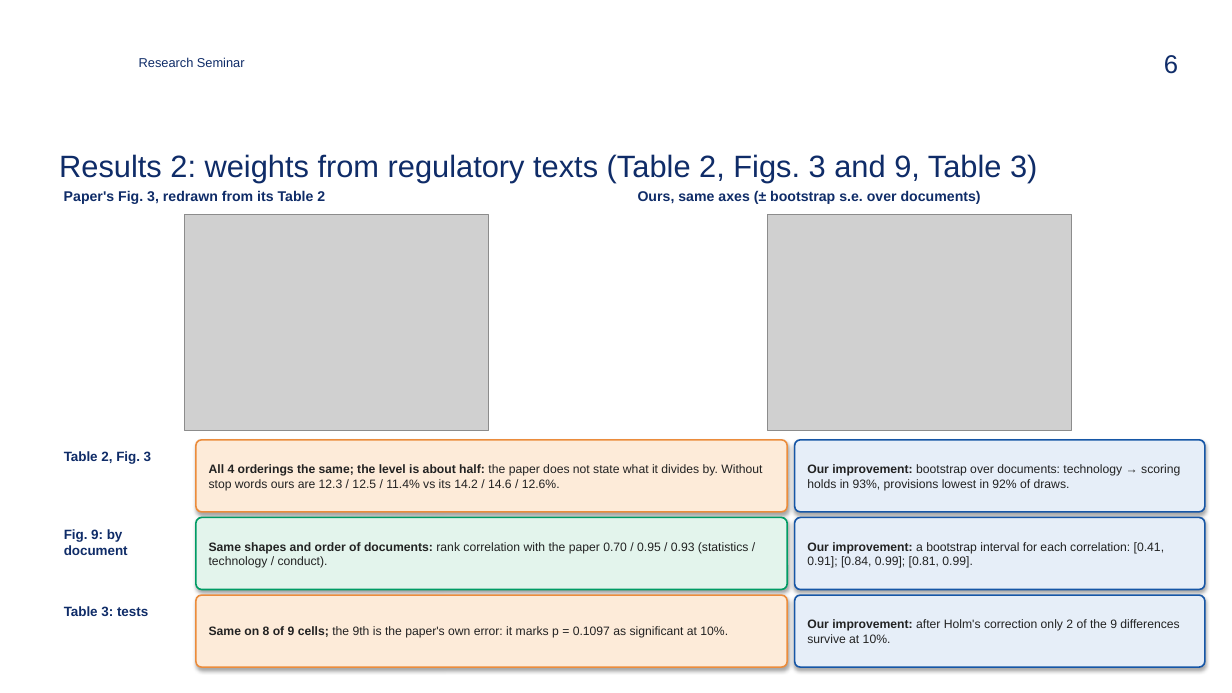
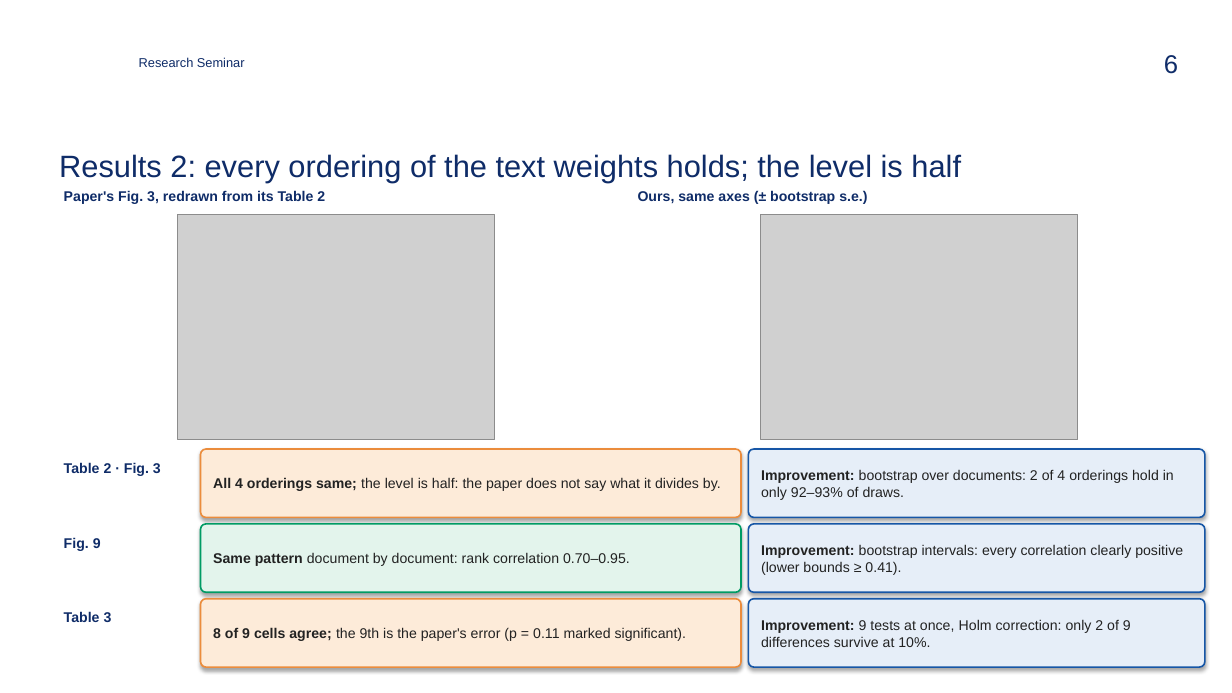
Before and after one commit to zavaz5/ml-model-risk, a slide deck: slide 6 of docs/presentation.pptx. Drawn at 1232x693 pixels with LibreOffice and Linux fonts; fonts in the diff are those of the drawing; grey boxes stand for pictures; background and template pictures are left out. Boxes give left, top, right and bottom in pixels: in the first picture for what was removed or moved away, otherwise in the second. Text is boxed around its words. In the diff, an @@ line names an element or a change of style, - is before the commit and + after.

```diff
--- a/docs/presentation.pptx
+++ b/docs/presentation.pptx
@@ title at (59,154,961,182): text changed @@
-Results 2: weights from regulatory texts (Table 2, Figs. 3 and 9, Table 3)
+Results 2: every ordering of the text weights holds; the level is half
@@ text at (638,190,867,204): text changed @@
-Ours, same axes (± bootstrap s.e. over documents)
+Ours, same axes (± bootstrap s.e.)
@@ picture: place and size @@
-picture at (184,214,488,431)
+picture at (177,214,494,440)
@@ picture: place and size @@
-picture at (767,214,1071,431)
+picture at (761,214,1078,440)
@@ rounded rectangle "All 4 orderings same; the ...": place and size @@
-rounded rectangle "All 4 orderings same; the ..." at (196,440,787,512)
+rounded rectangle "All 4 orderings same; the ..." at (201,449,741,518)
@@ rounded rectangle "Improvement: bootstrap over documents: 2 ...": place and size @@
-rounded rectangle "Improvement: bootstrap over documents: 2 ..." at (795,440,1205,512)
+rounded rectangle "Improvement: bootstrap over documents: 2 ..." at (749,449,1205,518)
@@ text at (64,462,161,476): text changed; size 10.5 to 11 pt @@
-Table 2, Fig. 3
+Table 2 · Fig. 3
@@ text in rounded rectangle at (213,477,721,491): text changed; size 9.5 to 11 pt @@
-All 4 orderings the same; the level is about half: the paper does not state what it divides by. Without stop words ours are 12.3 / 12.5 / 11.4% vs its 14.2 / 14.6 / 12.6%.
+All 4 orderings same; the level is half: the paper does not say what it divides by.
@@ text in rounded rectangle at (761,469,1174,500): text changed; size 9.5 to 11 pt @@
-Our improvement: bootstrap over documents: technology → scoring holds in 93%, provisions lowest in 92% of draws.
+Improvement: bootstrap over documents: 2 of 4 orderings hold in only 92–93% of draws.
@@ text at (64,537,101,551): text changed; size 10.5 to 11 pt @@
-Fig. 9: by document
+Fig. 9
@@ rounded rectangle "Same pattern document by document: ...": place and size @@
-rounded rectangle "Same pattern document by document: ..." at (196,518,787,590)
+rounded rectangle "Same pattern document by document: ..." at (201,524,741,592)
@@ rounded rectangle "Improvement: bootstrap intervals: every correlation ...": place and size @@
-rounded rectangle "Improvement: bootstrap intervals: every correlation ..." at (795,518,1205,590)
+rounded rectangle "Improvement: bootstrap intervals: every correlation ..." at (749,524,1205,592)
@@ text in rounded rectangle at (213,552,630,566): text changed; size 9.5 to 11 pt @@
-Same shapes and order of documents: rank correlation with the paper 0.70 / 0.95 / 0.93 (statistics / technology / conduct).
+Same pattern document by document: rank correlation 0.70–0.95.
@@ text in rounded rectangle at (761,544,1183,575): text changed; size 9.5 to 11 pt @@
-Our improvement: a bootstrap interval for each correlation: [0.41, 0.91]; [0.84, 0.99]; [0.81, 0.99].
+Improvement: bootstrap intervals: every correlation clearly positive (lower bounds ≥ 0.41).
@@ rounded rectangle "8 of 9 cells agree; ...": place and size @@
-rounded rectangle "8 of 9 cells agree; ..." at (196,595,787,667)
+rounded rectangle "8 of 9 cells agree; ..." at (201,599,741,667)
@@ rounded rectangle "Improvement: 9 tests at once, ...": place and size @@
-rounded rectangle "Improvement: 9 tests at once, ..." at (795,595,1205,667)
+rounded rectangle "Improvement: 9 tests at once, ..." at (749,599,1205,667)
@@ text at (64,611,112,622): text changed; size 10.5 to 11 pt @@
-Table 3: tests
+Table 3
@@ text in rounded rectangle at (213,627,686,641): text changed; size 9.5 to 11 pt @@
-Same on 8 of 9 cells; the 9th is the paper's own error: it marks p = 0.1097 as significant at 10%.
+8 of 9 cells agree; the 9th is the paper's error (p = 0.11 marked significant).
@@ text in rounded rectangle at (761,619,1131,647): text changed; size 9.5 to 11 pt @@
-Our improvement: after Holm's correction only 2 of the 9 differences survive at 10%.
+Improvement: 9 tests at once, Holm correction: only 2 of 9 differences survive at 10%.
```
Also in this commit, not shown: 13 other slides changed, 19 other files.
